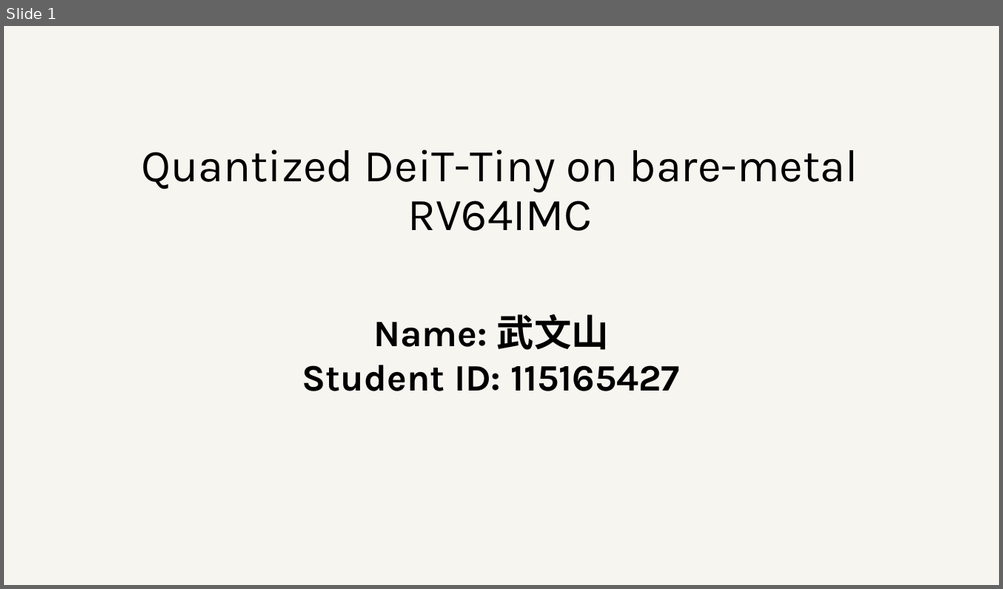
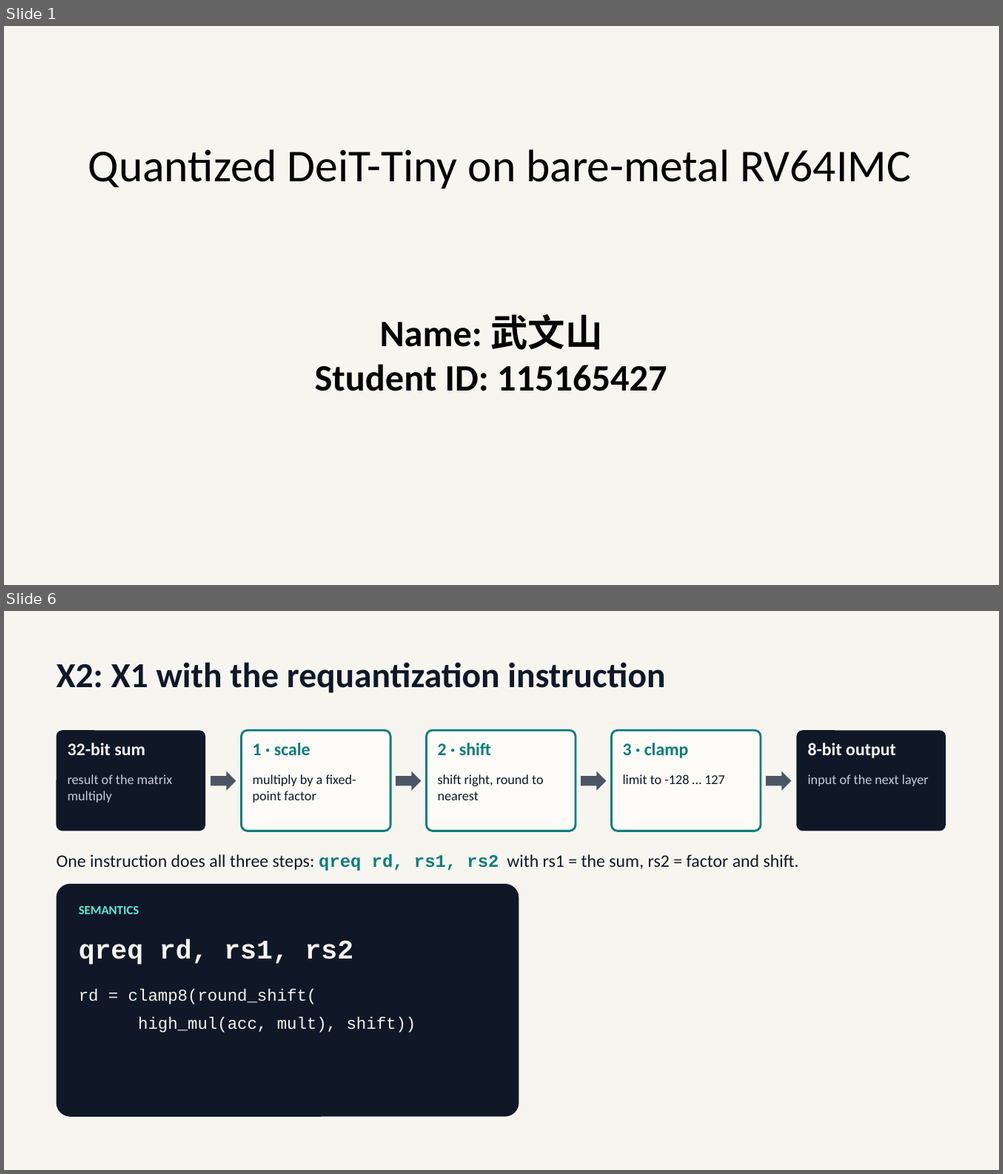
Before and after one commit to hubertvx/RV64imc, a slide deck: docs/115165427_武文山.pptx. Shown one above the other, each under a label of ours: slide 1 before the commit, slides 1 and 6 after it; the slides between them are not shown. The pictures are 1003x589 and 1003x1174 pixels, drawn with LibreOffice and Linux fonts; fonts in the diff are those of the drawing. Boxes give left, top, right and bottom in pixels: in the first picture for what was removed or moved away, otherwise in the second. Text is boxed around its words. In the diff, an @@ line names an element or a change of style, - is before the commit and + after.

```diff
--- a/docs/115165427_武文山.pptx
+++ b/docs/115165427_武文山.pptx
@@ slide 6 added at (4,611,999,1170), background #F6F5F0 @@
@@ text added at (57,662,665,693), 34 pt, text #101828, bold @@
+X2: X1 with the requantization instruction
@@ rounded rectangle added at (57,730,205,831), fill #101828 @@
@@ text added at (68,743,145,755), 17 pt, text #F6F5F0, bold @@
+32-bit sum
@@ rounded rectangle added at (242,730,390,831), fill #FCFBF8, outline #0E7C7B 2 pt @@
@@ text added at (253,743,310,755), 17 pt, text #0E7C7B, bold @@
+1 · scale
@@ rounded rectangle added at (427,730,575,831), fill #FCFBF8, outline #0E7C7B 2 pt @@
@@ text added at (438,743,491,755), 17 pt, text #0E7C7B, bold @@
+2 · shift
@@ rounded rectangle added at (612,730,760,831), fill #FCFBF8, outline #0E7C7B 2 pt @@
@@ text added at (623,743,688,758), 17 pt, text #0E7C7B, bold @@
+3 · clamp
@@ rounded rectangle added at (797,730,945,831), fill #101828 @@
@@ text added at (808,743,896,758), 17 pt, text #F6F5F0, bold @@
+8-bit output
@@ text added at (68,775,172,803), 13 pt, text #C7CDD6 @@
+result of the matrix multiply
@@ right arrow added at (210,772,236,791), fill #4B5563 @@
@@ text added at (253,775,356,803), 13 pt, text #101828 @@
+multiply by a fixed-point factor
@@ right arrow added at (395,772,421,791), fill #4B5563 @@
@@ text added at (438,775,543,800), 13 pt, text #101828 @@
+shift right, round to nearest
@@ right arrow added at (580,772,606,791), fill #4B5563 @@
@@ text added at (623,775,725,784), 13 pt, text #101828 @@
+limit to -128 … 127
@@ right arrow added at (765,772,791,791), fill #4B5563 @@
@@ text added at (808,775,928,786), 13 pt, text #C7CDD6 @@
+input of the next layer
@@ text added at (57,854,799,871), 17 pt, text #101828 @@
+One instruction does all three steps: qreq rd, rs1, rs2 with rs1 = the sum, rs2 = factor and shift.
@@ rounded rectangle added at (57,884,519,1117), fill #101828 @@
@@ text added at (79,906,139,914), 12 pt, text #5EEAD4, bold @@
+SEMANTICS
@@ text added at (79,940,354,965), 26 pt, text #F6F5F0, bold @@
+qreq rd, rs1, rs2
@@ text added at (79,989,317,1005), 16 pt, text #F6F5F0 @@
+rd = clamp8(round_shift(
@@ text added at (138,1017,416,1033), 16 pt, text #F6F5F0 @@
+high_mul(acc, mult), shift))
@@ slide 1 changed as well @@
@@ text "Quantized DeiT-Tiny on bare-metal RV64IMC" at (88,150,910,189): font Karla to Calibri @@
@@ text "Name: 武文山" at (315,315,667,392): font Karla to Calibri @@
```
Also in this commit, not shown: 3 other slides changed, 3 other slides added, 5 slides removed.
